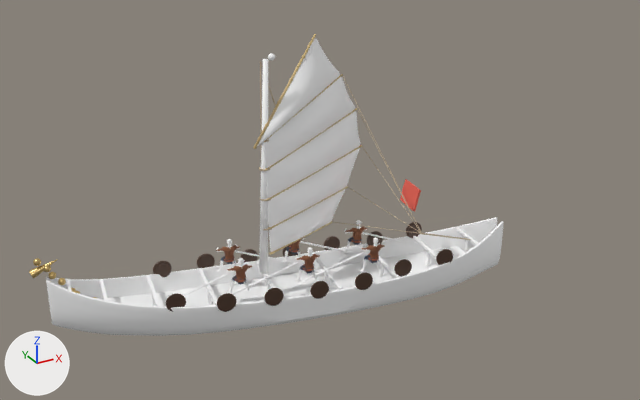
The glTF model thuyen_daiviet_master.glb, before and after one commit.
Both versions are drawn from a camera (50 mm lens) standing at (-17.18, -65.58, 13.91) and looking at (-6.12, -45.48, 3.86). Every picture has the same lights, and +X, +Y and +Z are marked at lower left. The picture after the commit comes second. Where no turn or scale is listed for an object, it has been applied to the vertices. Vertices at exactly the same position are counted once.

Names of what the first picture shows: 'Cot_Buom_GoLim_Export.002', 'Khien_May_SonThen_Export.002', 'Khung_Suon_ChiuLuc_Export.002', 'Mui_Buom_CanhDoi_PBR_Export.002', 'Nan_Tre_Va_Ngong_Buom_Export.002', 'Rower_Port_0.001', 'Rower_Port_1.001', 'Rower_Port_2.001', 'Rower_Stbd_3.001', 'Rower_Stbd_4.001', 'Rower_Stbd_5.001', 'San_Boong_Thuyen_Export.002', 'Than_Thuyen_GoLim_Export.002' and 3 more.
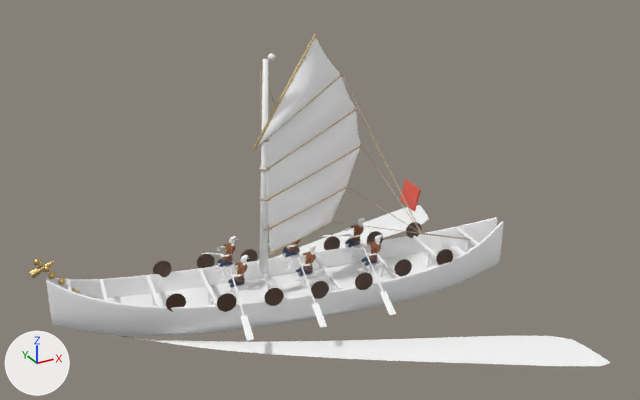
Edits to the bpy script that builds the scene:
```text
Add mat_mat_botnuoc_cinematic_pbr:
    mat_mat_botnuoc_cinematic_pbr = principled_material('Mat_BotNuoc_Cinematic_PBR')
    mat_mat_botnuoc_cinematic_pbr.base_color = (1.0, 1.0, 1.0)  # white #ffffff
    mat_mat_botnuoc_cinematic_pbr.roughness = 0.2
Change me_female_v006lowresuv_023:
    used by ob_rower_port_0_001; parent = ob_master_daiviet_ship_root_004; location = (-1.92, 0.62, 0.38); scale = (0.78, 0.78, 0.78)
    remove me_female_v006lowresuv_023.from_pydata(...)  # 9830 vertices, 19552 faces; spans x -0.41..2.47, y -0.77..0.31, z -0.27..1.39
    add me_female_v006lowresuv_023.from_pydata(...)  # 9863 vertices, 19606 faces; spans x -0.31..0.47, y -0.41..2.5, z -0.25..1.39
    me_female_v006lowresuv_023 part 1: a new loose piece, a box spanning x -0.16..0.16, y -0.325..0.325, z 0.355..0.405, in mat_mat_golim_thuyenta (white #ffffff)
    me_female_v006lowresuv_023 part 2: 11 loose pieces with 618 vertices, spanning x -0.19..2.47, y -0.77..0.31, z -0.27..1.35, are deleted
    me_female_v006lowresuv_023 part 3: 119 vertices moved within x -0.19..0.4, y -0.4..0.19, z 0.01..1.28; 8135 vertices removed from x -0.41..2.36, y -0.68..0.24, z -0.23..1.37; 8778 vertices added at x -0.31..0.47, y -0.41..2.5, z -0.25..1.37
    other edits to the shape of me_female_v006lowresuv_023 do not show in these pictures
Change me_female_v006lowresuv_025:
    used by ob_rower_stbd_3_001; parent = ob_master_daiviet_ship_root_004; location = (-1.92, -0.62, 0.38); scale = (0.78, 0.78, 0.78)
    remove me_female_v006lowresuv_025.from_pydata(...)  # 9830 vertices, 19552 faces; spans x -2.47..0.41, y -0.77..0.31, z -0.27..1.39
    add me_female_v006lowresuv_025.from_pydata(...)  # 9863 vertices, 19606 faces; spans x -0.31..0.47, y -2.5..0.41, z -0.25..1.39
    me_female_v006lowresuv_025 part 4: a new loose piece, a box spanning x -0.16..0.16, y -0.325..0.325, z 0.355..0.405, in mat_mat_golim_thuyenta (white #ffffff)
    me_female_v006lowresuv_025 part 5: 11 loose pieces with 618 vertices, spanning x -2.47..0.11, y -0.77..0.31, z -0.27..1.35, are deleted
    me_female_v006lowresuv_025 part 6: 118 vertices moved within x -0.19..0.4, y -0.4..0.19, z 0.01..1.28; 8136 vertices removed from x -2.36..0.41, y -0.68..0.24, z -0.23..1.37; 8779 vertices added at x -0.31..0.47, y -2.5..0.41, z -0.25..1.37
    other edits to the shape of me_female_v006lowresuv_025 do not show in these pictures
Add me_mesh_songre_soaithuyen_004:
    me_mesh_songre_soaithuyen_004.from_pydata(...)  # 210 vertices, 336 faces; spans x -5.62..7.89, y -7.27..4.94, z -0.82..-0.31
    me_mesh_songre_soaithuyen_004.materials.append(mat_mat_botnuoc_cinematic_pbr)  # white #ffffff
Change ob_rower_stbd_4_001:
    ob_rower_stbd_4_001.location: (-0.12, -0.62, 0.38) -> (-6.006, -43.65, 0.94)
    ob_rower_stbd_4_001.rotation_euler: (0.0, 0.0, 0.0) -> (0.0412, -0.00164, 2.967)  # degrees (0, 0, 0) -> degrees (2.4, -0.1, 170)
    ob_rower_stbd_4_001.scale: (0.78, 0.78, 0.78) -> (0.897, 0.897, 0.897)
Add ob_part_mesh_songre_soaithuyen:
    ob_part_mesh_songre_soaithuyen = bpy.data.objects.new('Part_Mesh_SongRe_SoaiThuyen', me_mesh_songre_soaithuyen_004)
    ob_part_mesh_songre_soaithuyen.location = (-6.27, -44.34, 0.53)
```

Pixel boxes [x1, y1, x2, y2] of what changed, in the pictures (640 x 400 px; the box of a moved part takes in the faces that stretch with it):
'Part_Mesh_SongRe_SoaiThuyen', added: after [115, 205, 611, 366]
'Rower_Port_1.001', reshaped: before [233, 247, 320, 294]; after [294, 245, 327, 328]
'Rower_Port_2.001', reshaped: before [163, 258, 252, 306]; after [226, 255, 254, 341]
'Rower_Port_0.001', reshaped (56% narrower, 72% taller): before [299, 237, 385, 283]; after [359, 235, 396, 315]
'Rower_Stbd_5.001', reshaped (56% narrower, 29% taller): before [216, 239, 295, 273]; after [203, 236, 237, 280]
'Rower_Stbd_3.001', reshaped: before [343, 220, 403, 254]; after [322, 218, 365, 260]
'Rower_Stbd_4.001', reshaped, moved, turned, rescaled: before [281, 237, 355, 263]; after [268, 239, 302, 270]
part 1 of me_female_v006lowresuv_023, added: after [237, 261, 382, 290]
part 2 of me_female_v006lowresuv_023, deleted: before [163, 240, 379, 306]
part 3 of me_female_v006lowresuv_023, moved or reshaped: before [203, 237, 385, 293]; after [226, 235, 396, 341]
part 4 of me_female_v006lowresuv_025, added: after [225, 243, 365, 269]
part 5 of me_female_v006lowresuv_025, deleted: before [227, 221, 403, 263]
part 6 of me_female_v006lowresuv_025, moved or reshaped: before [216, 220, 394, 273]; after [203, 218, 365, 280]
